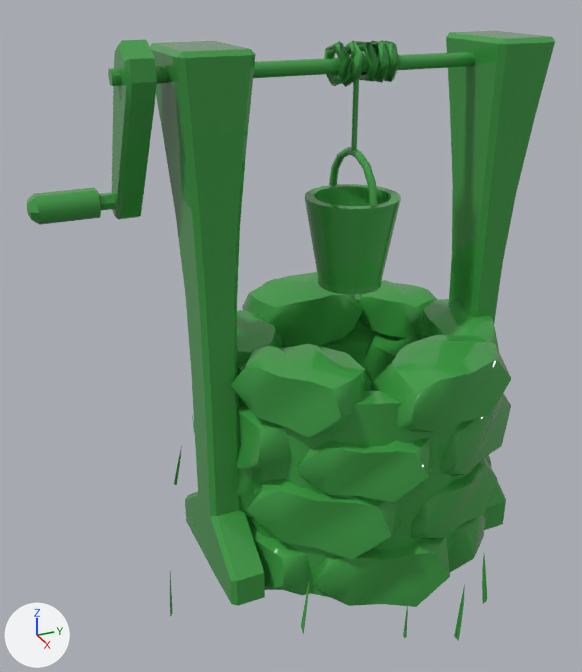
The FBX model Assets/3D/FBX/SM_Well.fbx as it was, and as the next commit left it.
One viewpoint serves both versions: a camera (50 mm lens) standing at (1.12, -0.351, 1.05) and looking at (-0.112, 0.204, 0.434). The axes (+X, +Y, +Z) are drawn at lower left. The lights are the same throughout. Where no turn or scale is listed for an object, it has been applied to the vertices. Vertices at the same position are counted once.

Names of what the first picture shows: 'Well'.
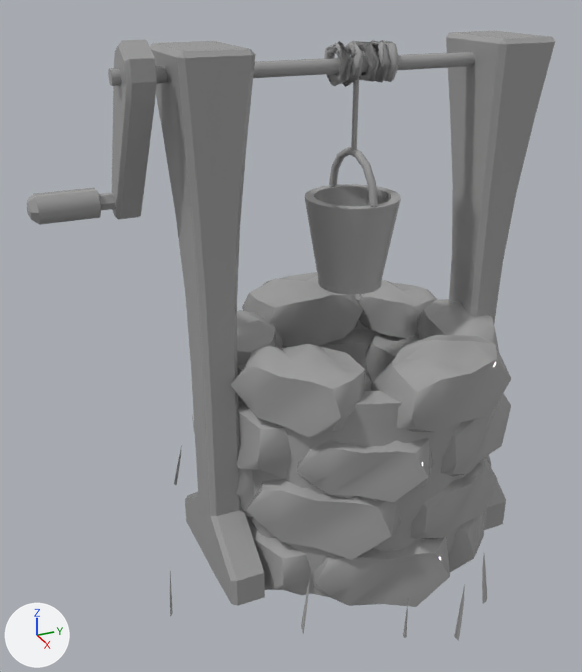
The newer file is also turned or shifted as a whole; pictures and numbers use the older file's frame.

Changed parts and their boxes (x1, y1, x2, y2) in the pictures (582 x 672 px):
part 1 of me_mesh, deleted
    before: (386, 42, 400, 81)
part 2 of me_mesh, recoloured (green to grey)
    both: (27, 31, 555, 641)

The change in detail:
Material 'Vertex' (mat_vertex) is new.
Its base color is (0.353, 0.353, 0.353) (grey #a0a0a0).
Its roughness is 0.0.
me_mesh is used by ob_well; location (-0.167, -0.061, 0.0).
Verts and faces of me_mesh; kept vertices keep their numbers, new ones are numbered from 2481.
Before the commit, vertices of me_mesh: 2259 (0.094, 0.433, 0.937) at pixel (395, 43), 2260 (0.096, 0.425, 0.941) at pixel (392, 41), 2265 (0.11, 0.433, 0.91) at pixel (400, 62), 2267 (0.11, 0.417, 0.91) at pixel (391, 63), 2272 (0.096, 0.425, 0.879) at pixel (390, 81).
Before the commit, vertices of me_mesh: 2273 (0.094, 0.417, 0.882) at pixel (386, 79), 2288 (0.114, 0.425, 0.91) at pixel (397, 63).
me_mesh had 2481 vertices, 4918 faces and spanned x -0.373..0.45, y -0.157..0.705, z -0.005..0.957.
me_mesh now has 2480 vertices, 4912 faces and spans x -0.373..0.45, y -0.157..0.705, z -0.005..0.957.
Part 1, on me_mesh:
Vertices deleted: 2288 (with the faces that use them).
me_mesh part 2: 4912 faces spanning x -0.373..0.45, y -0.157..0.705, z -0.005..0.957 switch from mat_material__6 (green #409d47) to mat_vertex (grey #a0a0a0).
